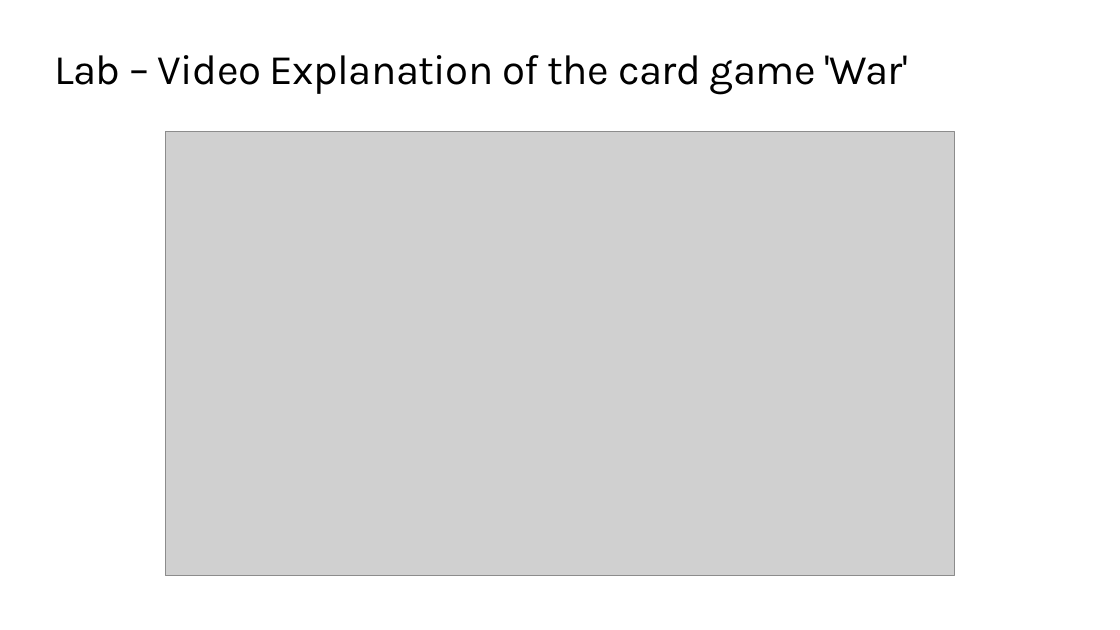
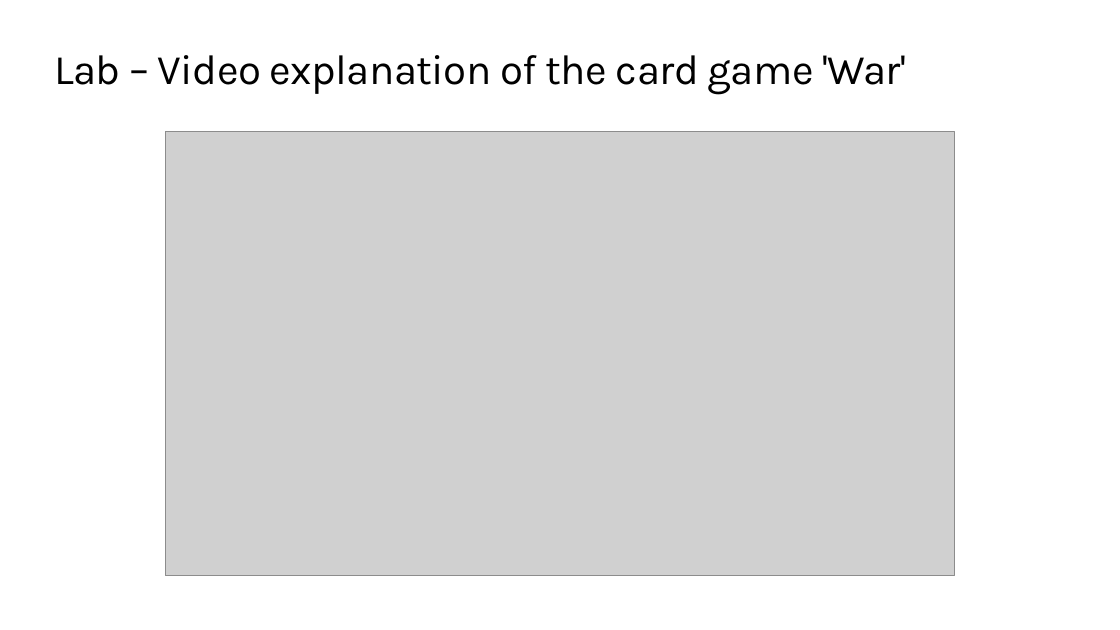
Before and after one commit to TEALSK12/2nd-semester-introduction-to-computer-science, a slide deck: slide 11 of units/3_unit/slidedecks/Intro Python 3.03 TEALS.pptx. Drawn at 1120x630 pixels with LibreOffice and Linux fonts; fonts in the diff are those of the drawing; grey boxes stand for pictures; background and template pictures are left out. Boxes give left, top, right and bottom in pixels: in the first picture for what was removed or moved away, otherwise in the second. Text is boxed around its words. In the diff, an @@ line names an element or a change of style, - is before the commit and + after.

```diff
--- a/units/3_unit/slidedecks/Intro Python 3.03 TEALS.pptx
+++ b/units/3_unit/slidedecks/Intro Python 3.03 TEALS.pptx
@@ title at (x1=54, y1=55, x2=906, y2=95): text changed @@
-Lab – Video Explanation of the card game 'War'
+Lab – Video explanation of the card game 'War'
```
Also in this commit, not shown: 15 other slides changed.
